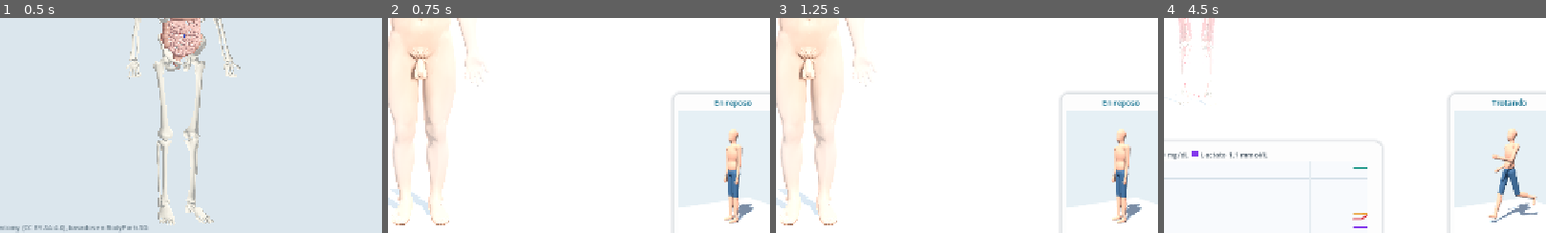
Above: before the commit, frames 1-4 (left to right).
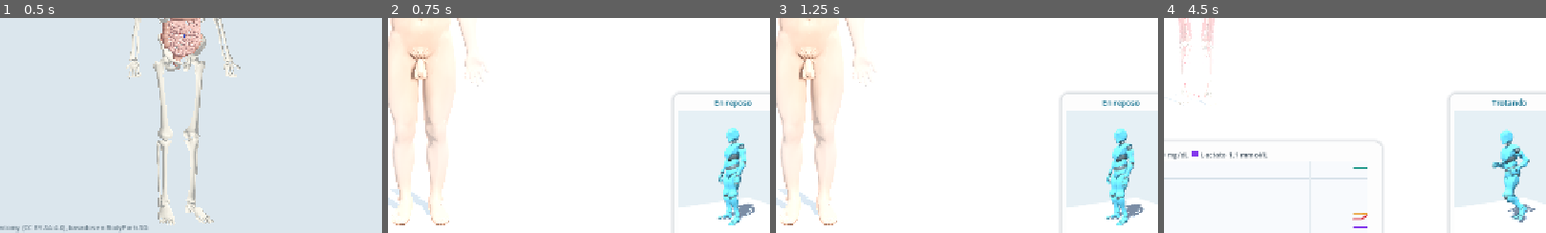
Above: after the commit, the same moments.

Repository: DayronAR/cuerpo-humano-3d
Game: Godot game, scene res://scenes/inicio.tscn
The game is run twice, just before and just after one commit, with the same random seed, the same clock (stepped at 60 frames per second) and the same inputs.
Inputs:
- Up to frame 1 (0.5 s): no input
- Up to frame 2 (0.75 s): click "Explorar el cuerpo" at 0.5 s
- Up to frame 3 (1.25 s): no input
- Up to frame 4 (4.5 s): click "⌂ Inicio" at 1.25 s; click "Simulaciones" at 2 s; click "Correr" at 2.75 s; click "▶ Iniciar" at 3.5 s; click "Correr" at 4.25 s
The pictures show only the part of the screen within x 46-96%, y 44-94%; the shares and areas given below are measured in that part.

Frame 1 is identical in both runs. In frame 2, 2.0% of the frame differs, in the area x 86-96%, y 51-97%; in frame 3, 2.1%; in frame 4, 2.5%, in the area x 85-98%, y 51-96%.

Commit message:
Personaje de Mixamo en la mini vista
- tools/combinar_mixamo.py: une el personaje (Y Bot) y sus animaciones en models/mixamo/Personaje.glb,
  una pista NLA por animación (Idle, Walking, Jogging, Running y Breathing si existe)
- scenes/personaje_mixamo.tscn activado en data/visuales.json
- personaje_mixamo.gd usa la animación de reposo si falta la pedida
- models/mixamo/LICENCIA.txt con las condiciones de uso de Mixamo

Co-Authored-By: Claude Opus 5.5 <noreply@anthropic.com>

Diff:
--- a/data/visuales.json
+++ b/data/visuales.json
@@ -48,7 +48,7 @@
   },
   "personaje": {
     "_comentario": "Escena del personaje de la mini vista. Para usar Mixamo, cambiar 'escena' a res://scenes/personaje_mixamo.tscn y ajustar los nombres de las animaciones.",
-    "escena": "res://scenes/maniqui.tscn",
+    "escena": "res://scenes/personaje_mixamo.tscn",
     "animaciones": {
       "reposo": "Idle",
       "caminar": "Walking",
--- /dev/null
+++ b/scenes/personaje_mixamo.tscn
@@ -0,0 +1,9 @@
+[gd_scene format=3]
+
+[ext_resource type="Script" path="res://scripts/personajes/personaje_mixamo.gd" id="1_script"]
+[ext_resource type="PackedScene" path="res://models/mixamo/Personaje.glb" id="2_glb"]
+
+[node name="PersonajeMixamo" type="Node3D"]
+script = ExtResource("1_script")
+
+[node name="Modelo" parent="." instance=ExtResource("2_glb")]
--- a/scripts/personajes/personaje_mixamo.gd
+++ b/scripts/personajes/personaje_mixamo.gd
@@ -37,6 +37,10 @@
 		return
 	var nombre: String = _animaciones.get(actividad, "")
 	var disponible := _buscar_animacion(nombre)
+	if disponible.is_empty() and actividad != "reposo":
+		# Respaldo: si falta la animación pedida, se usa la de reposo
+		push_warning("personaje_mixamo: falta '%s' para '%s'; se usa la de reposo" % [nombre, actividad])
+		disponible = _buscar_animacion(_animaciones.get("reposo", ""))
 	if disponible.is_empty():
 		push_warning("personaje_mixamo: no hay animación para '%s' (buscada: '%s')" % [actividad, nombre])
 		return
Not shown, added: models/mixamo/LICENCIA.txt
Binary file added: models/mixamo/Personaje.glb
Not shown, added: models/mixamo/Personaje.glb.import
